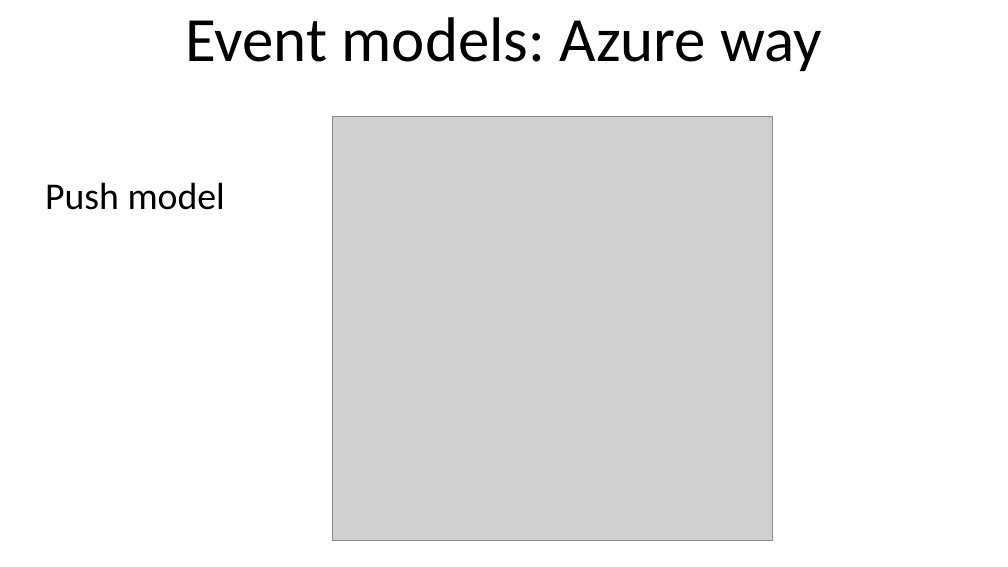
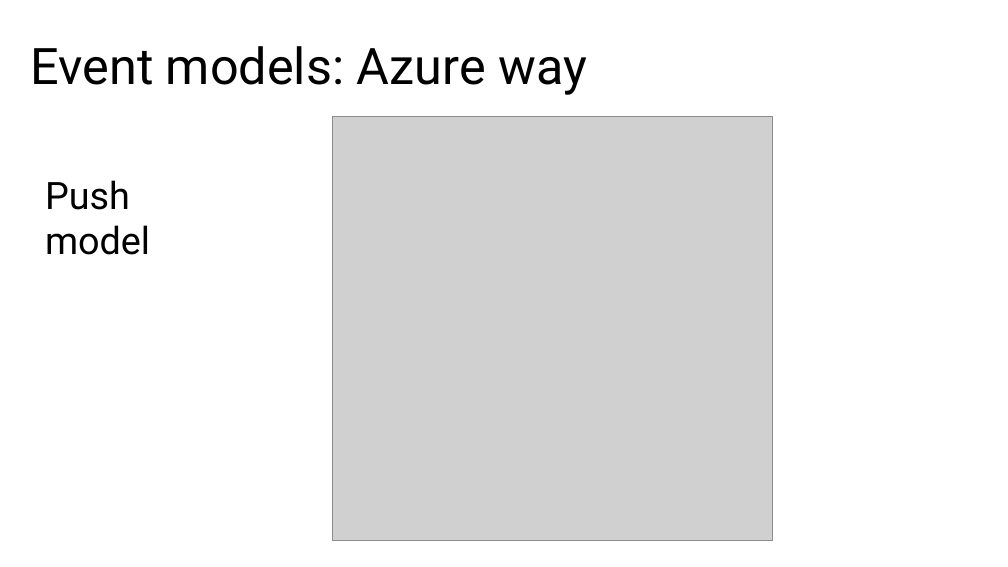
Before and after one commit to alex-zyl/FunctionsVSLambda, a slide deck: slide 33 of Presentation/Presentation.pptx (slide 25 before the commit). Drawn at 1008x567 pixels with LibreOffice and Linux fonts; fonts in the diff are those of the drawing; grey boxes stand for pictures. Boxes give left, top, right and bottom in pixels: in the first picture for what was removed or moved away, otherwise in the second. Text is boxed around its words. In the diff, an @@ line names an element or a change of style, - is before the commit and + after.

```diff
--- a/Presentation/Presentation.pptx
+++ b/Presentation/Presentation.pptx
@@ text "Event models: Azure way": place and size @@
-text "Event models: Azure way" at [185, 17, 822, 71]
+text "Event models: Azure way" at [30, 46, 588, 95]
@@ text "Event models: Azure way" at [30, 46, 588, 95]: size 60 to 48 pt, font Calibri to Roboto; alignment centre to left @@
@@ text "Push model" at [45, 180, 150, 255]: font Calibri to Roboto @@
```
Also in this commit, not shown: 25 other slides changed, 12 slides added, 3 slides removed, 23 other files.
